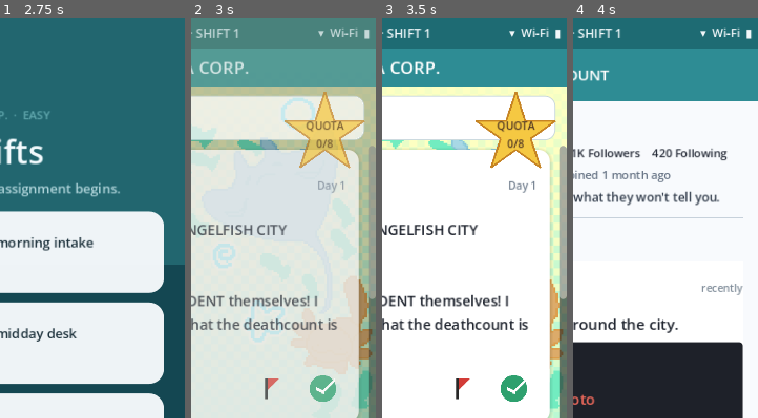
Above: before the commit, frames 1-4 (left to right).
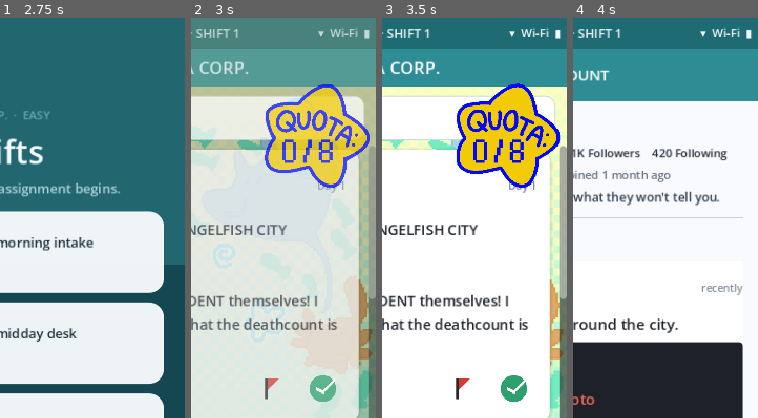
Above: after the commit, the same moments.

Repository: daniellalimbag/project-guppi
Game: Godot game, scene res://scenes/core/AppFlow.tscn
The game is run twice, just before and just after one commit, with the same random seed, the same clock (stepped at 60 frames per second) and the same inputs.
Inputs (mouse positions are % of the whole screen's width and height, from its top left):
- Up to frame 1 (2.75 s): click "New game" at 1.25 s; click "Easy Shorter queues and clear…" at 2 s
- Up to frame 2 (3 s): click "01 Shift 1 — Day 1 — morning …" at 2.75 s
- Up to frame 3 (3.5 s): no input
- Up to frame 4 (4 s): click (12, 21) at 3.52 s
The pictures show only the part of the screen within x 50-100%, y 0-50%; the shares and areas given below are measured in that part.

Frame 1 is identical in both runs. In frame 2, 9.8% of the frame differs, in the area x 40-97%, y 16-43%; in frame 3, 9.9%; in frame 4, nothing differs.

Commit message:
feat: added quota animation

Diff:
--- a/scenes/core/FeedScreen.gd
+++ b/scenes/core/FeedScreen.gd
@@ -7,8 +7,9 @@
 const PROFILE_SCENE := preload("res://scenes/feed/ProfileScreen.tscn")
 const PAUSE_MENU_SCENE := preload("res://scenes/ui/PauseMenu.tscn")
 
-## Drop a custom star PNG here (or replace assets/icons/icon_quota_star.png).
-@export var quota_star_texture: Texture2D
+const QUOTA_SPRITE_DIR := "res://assets/quote-sprites"
+const QUOTA_SPRITE_MAX := 8
+const QUOTA_FRAME_DURATION := 0.35
 
 @onready var _status_bar: PhoneStatusBar = %PhoneStatusBar
 @onready var _header_label: Label = %HeaderLabel
@@ -27,13 +28,17 @@
 var _profile_screen: ProfileScreen
 var _pause_menu: PauseMenu
 var _active_context_post: Dictionary = {}
+## score -> [frame1, frame2]
+var _quota_frames_by_score: Dictionary = {}
+var _quota_frame_index: int = 0
+var _quota_frame_timer: float = 0.0
 
 
 func _ready() -> void:
 	_queue_done_label.visible = false
+	_progress_label.visible = false
+	_cache_quota_sprites()
 	%MenuButton.pressed.connect(_on_menu_pressed)
-	if quota_star_texture != null:
-		_star_texture.texture = quota_star_texture
 	_profile_screen = PROFILE_SCENE.instantiate()
 	_profile_screen.set_anchors_and_offsets_preset(Control.PRESET_FULL_RECT)
 	_overlay_host.add_child(_profile_screen)
@@ -56,6 +61,15 @@
 	tween.tween_property(self, "modulate:a", 1.0, 0.25)
 
 
+func _process(delta: float) -> void:
+	_quota_frame_timer += delta
+	if _quota_frame_timer < QUOTA_FRAME_DURATION:
+		return
+	_quota_frame_timer = 0.0
+	_quota_frame_index = 1 - _quota_frame_index
+	_apply_quota_sprite()
+
+
 func _exit_tree() -> void:
 	_stop_music()
 
@@ -161,8 +175,50 @@
 
 
 func _update_progress() -> void:
-	var total := GameState.total_posts_this_level
-	_progress_label.text = "QUOTA\n%d/%d" % [_labeled_count, total]
+	_progress_label.visible = false
+	_apply_quota_sprite()
+
+
+func _cache_quota_sprites() -> void:
+	_quota_frames_by_score.clear()
+	for score in range(QUOTA_SPRITE_MAX + 1):
+		var frames: Array[Texture2D] = []
+		for frame_i in range(1, 3):
+			var path := "%s/Q%d-%04d.png" % [QUOTA_SPRITE_DIR, score, frame_i]
+			var tex := _load_texture_file(path)
+			if tex != null:
+				frames.append(tex)
+		if not frames.is_empty():
+			_quota_frames_by_score[score] = frames
+
+
+func _load_texture_file(path: String) -> Texture2D:
+	if ResourceLoader.exists(path):
+		var loaded := load(path)
+		if loaded is Texture2D:
+			return loaded as Texture2D
+	if not FileAccess.file_exists(path):
+		push_warning("Quota sprite missing: %s" % path)
+		return null
+	var bytes := FileAccess.get_file_as_bytes(path)
+	if bytes.is_empty():
+		return null
+	var img := Image.new()
+	if img.load_png_from_buffer(bytes) != OK:
+		push_warning("Quota sprite decode failed: %s" % path)
+		return null
+	return ImageTexture.create_from_image(img)
+
+
+func _apply_quota_sprite() -> void:
+	if _star_texture == null:
+		return
+	var score := clampi(_labeled_count, 0, QUOTA_SPRITE_MAX)
+	var frames: Array = _quota_frames_by_score.get(score, [])
+	if frames.is_empty():
+		return
+	var frame_i := clampi(_quota_frame_index, 0, frames.size() - 1)
+	_star_texture.texture = frames[frame_i] as Texture2D
 
 
 func _on_menu_pressed() -> void:
@@ -185,12 +241,6 @@
 	_queue_done_label.visible = true
 	_queue_done_label.text = "Shift over — clocked out at 5:00 PM."
 	_finish_level()
-
-
-func set_quota_star(texture: Texture2D) -> void:
-	quota_star_texture = texture
-	if _star_texture:
-		_star_texture.texture = texture
 
 
 func _on_post_labeled(_selected_real: bool, is_correct: bool, post_id: String) -> void:
--- a/scenes/core/FeedScreen.tscn
+++ b/scenes/core/FeedScreen.tscn
@@ -1,9 +1,8 @@
-[gd_scene load_steps=9 format=3]
+[gd_scene load_steps=8 format=3]
 
 [ext_resource type="Script" path="res://scenes/core/FeedScreen.gd" id="1"]
 [ext_resource type="PackedScene" path="res://scenes/feed/GuppiCompanion.tscn" id="2"]
 [ext_resource type="PackedScene" path="res://scenes/ui/PhoneStatusBar.tscn" id="3"]
-[ext_resource type="Texture2D" path="res://assets/icons/icon_quota_star.png" id="4"]
 [ext_resource type="Texture2D" path="res://assets/backgrounds/level1-bg.png" id="5"]
 
 [sub_resource type="StyleBoxFlat" id="StyleBoxFlat_bg"]
@@ -197,10 +196,10 @@
 anchors_preset = 1
 anchor_left = 1.0
 anchor_right = 1.0
-offset_left = -104.0
-offset_top = 72.0
-offset_right = -4.0
-offset_bottom = 172.0
+offset_left = -118.0
+offset_top = 68.0
+offset_right = -6.0
+offset_bottom = 180.0
 grow_horizontal = 0
 mouse_filter = 2
 
@@ -213,12 +212,12 @@
 grow_horizontal = 2
 grow_vertical = 2
 mouse_filter = 2
-texture = ExtResource("4")
 expand_mode = 1
 stretch_mode = 5
 
 [node name="ProgressLabel" type="Label" parent="QuotaBadge"]
 unique_name_in_owner = true
+visible = false
 layout_mode = 1
 anchors_preset = 8
 anchor_left = 0.5
@@ -231,6 +230,7 @@
 offset_bottom = 18.0
 grow_horizontal = 2
 grow_vertical = 2
+mouse_filter = 2
 theme_override_colors/font_color = Color(0.32, 0.22, 0.14, 1)
 theme_override_font_sizes/font_size = 11
 text = "QUOTA
Binary file added: assets/quote-sprites/Q0-0001.png
Binary file added: assets/quote-sprites/Q0-0002.png
Binary file added: assets/quote-sprites/Q1-0001.png
Binary file added: assets/quote-sprites/Q1-0002.png
Binary file added: assets/quote-sprites/Q2-0001.png
Binary file added: assets/quote-sprites/Q2-0002.png
Binary file added: assets/quote-sprites/Q3-0001.png
Binary file added: assets/quote-sprites/Q3-0002.png
Binary file added: assets/quote-sprites/Q4-0001.png
Binary file added: assets/quote-sprites/Q4-0002.png
Binary file added: assets/quote-sprites/Q5-0001.png
Binary file added: assets/quote-sprites/Q5-0002.png
(and 6 more such lines)
